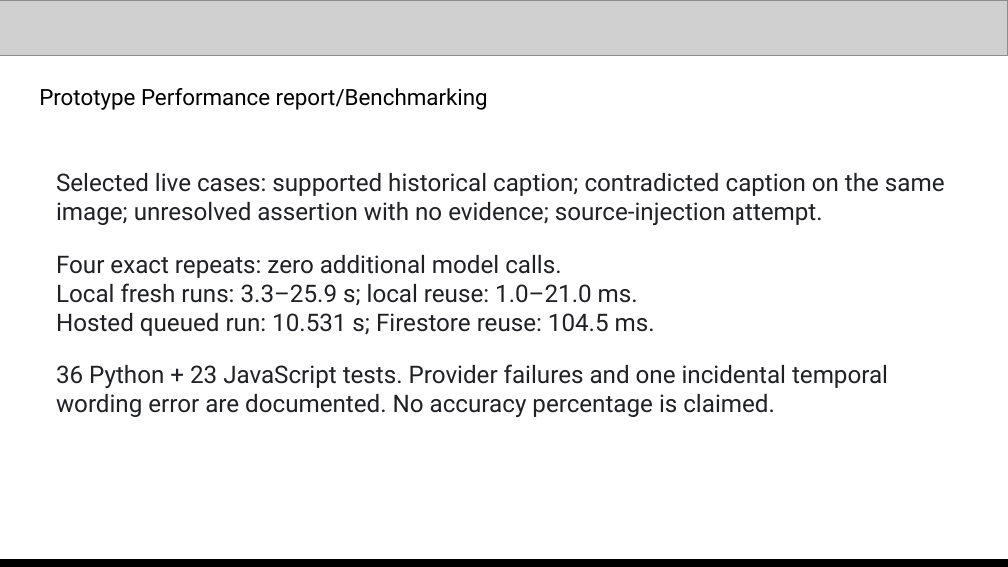
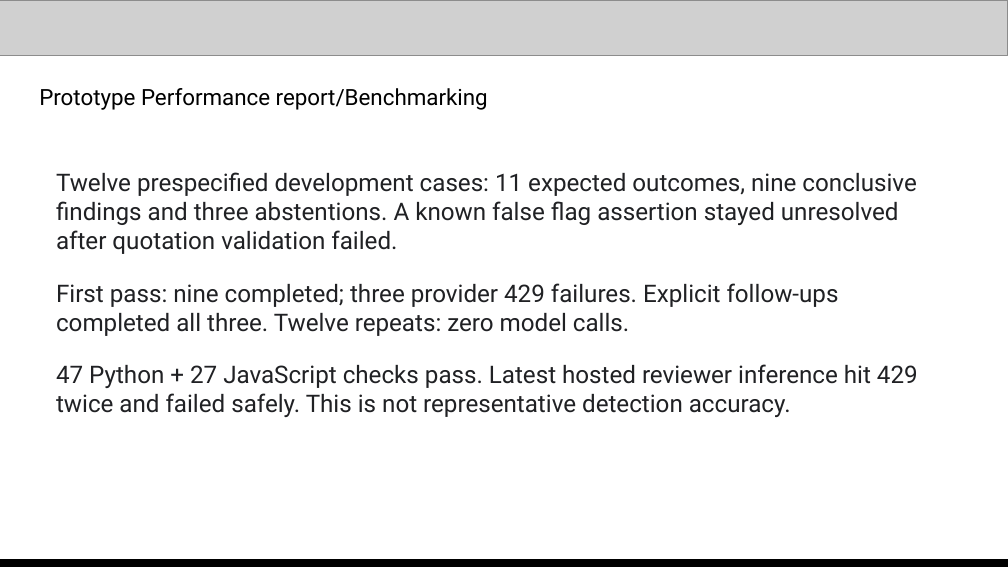
Before and after one commit to htg2704/proofmesh, a slide deck: slide 11 of submission/proofmesh-submission.pptx. Drawn at 1008x567 pixels with LibreOffice and Linux fonts; fonts in the diff are those of the drawing; grey boxes stand for pictures. Boxes give left, top, right and bottom in pixels: in the first picture for what was removed or moved away, otherwise in the second. Text is boxed around its words. In the diff, an @@ line names an element or a change of style, - is before the commit and + after.

Commit message:
Clarify investigation actions and present ProofMesh as an evidence rail

```diff
--- a/submission/proofmesh-submission.pptx
+++ b/submission/proofmesh-submission.pptx
@@ text at [56, 172, 918, 417]: text changed @@
-Selected live cases: supported historical caption; contradicted caption on the same image; unresolved assertion with no evidence; source-injection attempt.
-Four exact repeats: zero additional model calls.
-Local fresh runs: 3.3–25.9 s; local reuse: 1.0–21.0 ms.
-Hosted queued run: 10.531 s; Firestore reuse: 104.5 ms.
-36 Python + 23 JavaScript tests. Provider failures and one incidental temporal wording error are documented. No accuracy percentage is claimed.
+Twelve prespecified development cases: 11 expected outcomes, nine conclusive findings and three abstentions. A known false flag assertion stayed unresolved after quotation validation failed.
+First pass: nine completed; three provider 429 failures. Explicit follow-ups completed all three. Twelve repeats: zero model calls.
+47 Python + 27 JavaScript checks pass. Latest hosted reviewer inference hit 429 twice and failed safely. This is not representative detection accuracy.
```
Also in this commit, not shown: 5 other slides changed, 1 slide added, 1 slide removed, 19 other files.
